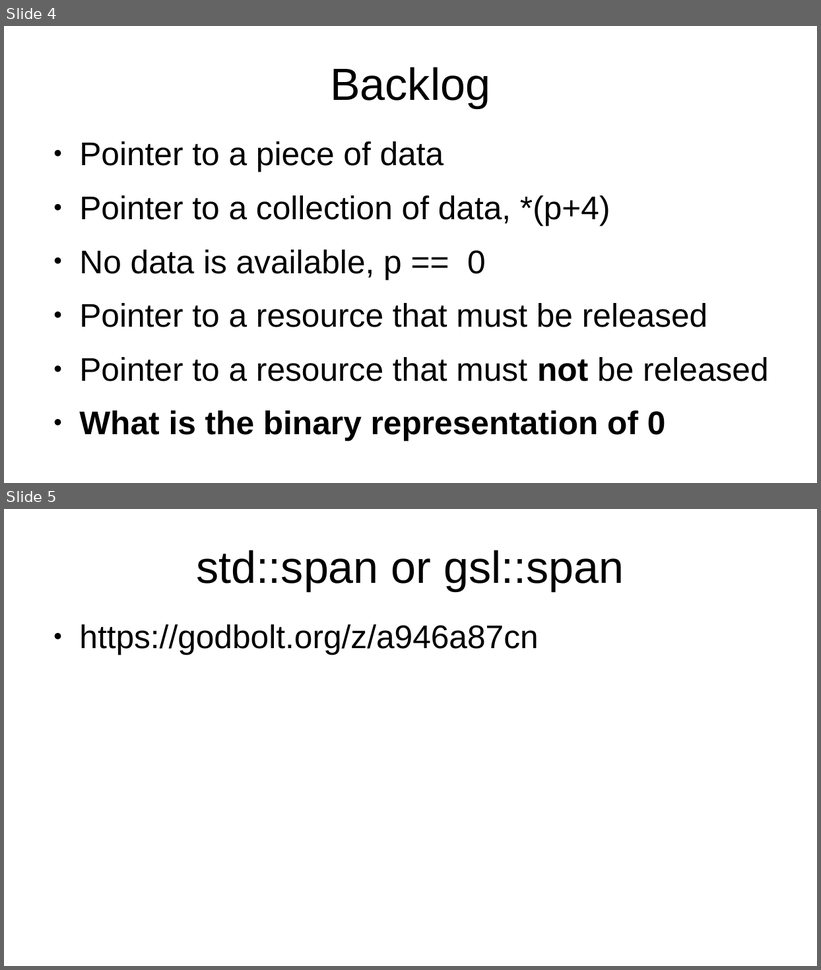
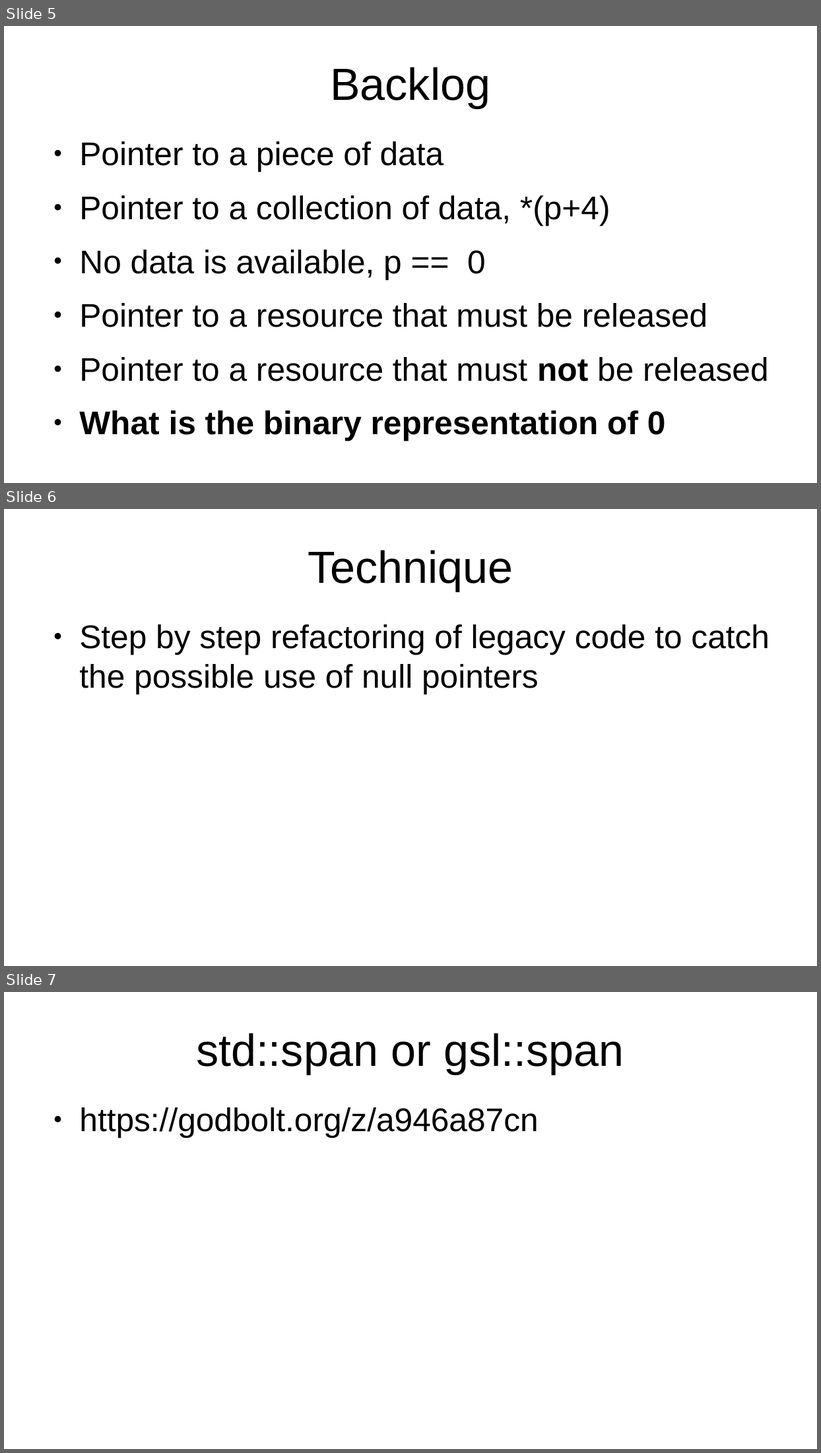
Before and after one commit to marcpawl/nullptr, a slide deck: slideshow.odp. Shown one above the other, each under a label of ours: slides 4 and 5 before the commit, slides 5, 6 and 7 after it. The pictures are 821x970 and 821x1453 pixels, drawn with LibreOffice and Linux fonts; fonts in the diff are those of the drawing. Boxes give left, top, right and bottom in pixels: in the first picture for what was removed or moved away, otherwise in the second. Text is boxed around its words. In the diff, an @@ line names an element or a change of style, - is before the commit and + after.

```diff
--- a/slideshow.odp
+++ b/slideshow.odp
@@ slide 6 added at (4,509,817,966), background #FFFFFF @@
@@ title added at (308,550,513,591), 44 pt, text #000000 @@
+Technique
@@ text added at (79,625,770,694), 32 pt, text #000000 @@
+● Step by step refactoring of legacy code to catch the possible use of null pointers
@@ what was slide 4 is now slide 5 @@
@@ what was slide 5 is now slide 7 @@
```
Also in this commit, not shown: 1 slide changed, 8 other slides added, 1 slide removed.
